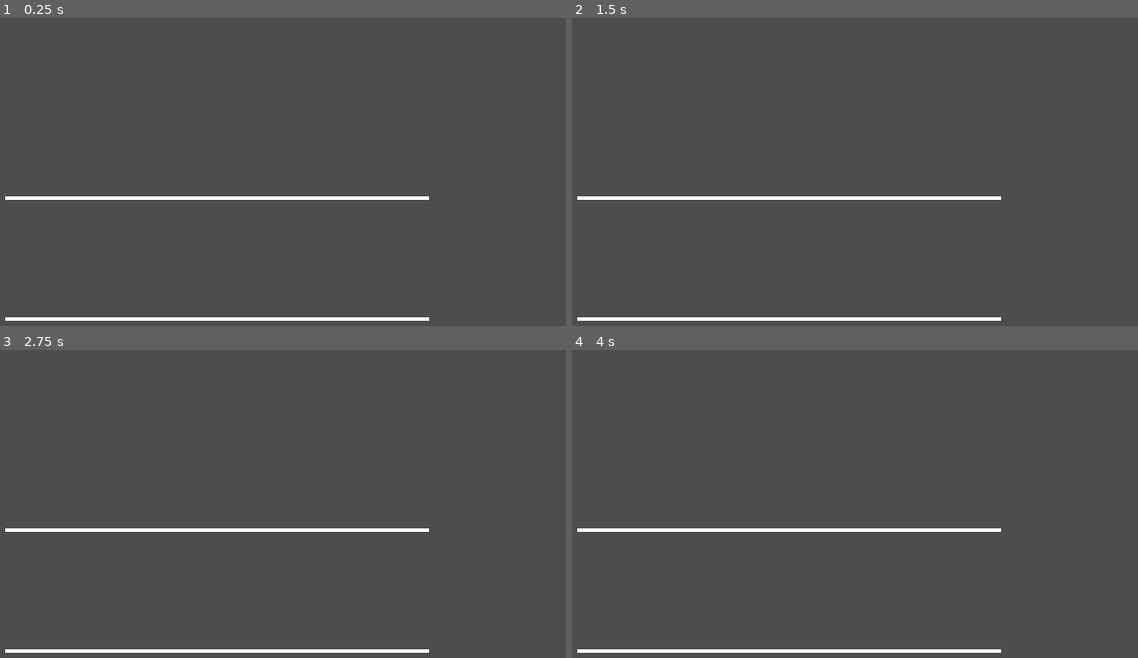
Above: before the commit, frames 1-4 (two rows, left to right).
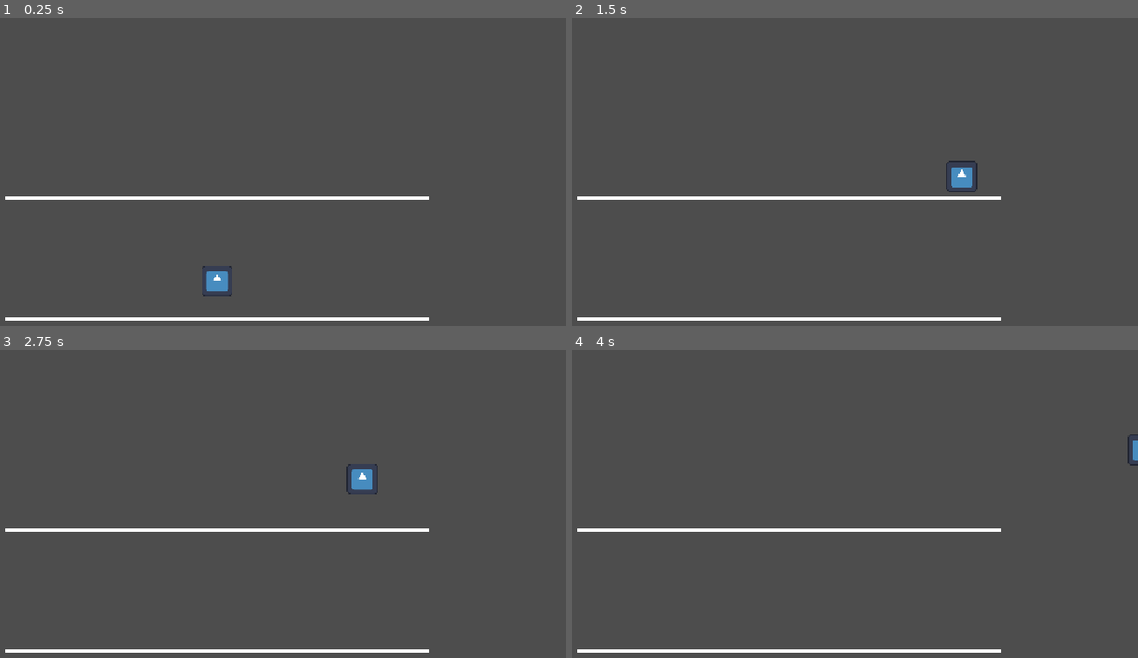
Above: after the commit, the same moments.

Repository: kadesole22/MHACKS
Game: Godot game, scene res://MHacks26_Game.tscn
Same seed, same stepped clock (60 frames per second), same inputs: the game is played once before the commit and once after it. The engine's default icon, where the game draws it, is replaced by a stand-in: a white triangle on a blue panel in a dark square.
Inputs:
- Up to frame 1 (0.25 s): no input
- Up to frame 2 (1.5 s): hold D (move_right, bound only after the commit) from 0.53 s (still down); tap Space (jump, bound only after the commit) at 0.6, 0.77, 1.07, 1.35 s
- Up to frame 3 (2.75 s): tap Space (jump, bound only after the commit) at 1.52, 1.82, 2.1 s; release D (move_right, bound only after the commit) at 2.03 s; hold A (move_left, bound only after the commit) from 2.03 s (still down)
- Up to frame 4 (4 s): release A (move_left, bound only after the commit) at 2.78 s; hold D (move_right, bound only after the commit) from 2.78 s (still down); tap Space (jump, bound only after the commit) at 2.85, 3.02, 3.32, 3.6, 3.77 s

The runs differ from the first frame. In frame 1, 0.3% of the frame differs, in the area x 35-41%, y 80-91%; in frame 2, 0.3%; in frame 3, 0.3%, in the area x 61-67%, y 37-47%; in frame 4, 0.1%.

Commit message:
added player and player controls

Diff:
--- a/game/MHacks26_Game.tscn
+++ b/game/MHacks26_Game.tscn
@@ -1,7 +1,13 @@
 [gd_scene format=3 uid="uid://7prhks350n87"]
+
+[ext_resource type="Script" uid="uid://bkc8g7uswqu7u" path="res://player.gd" id="1_cwwdt"]
+[ext_resource type="Texture2D" uid="uid://1afo5meccyc4" path="res://icon.svg" id="2_prfxm"]
 
 [sub_resource type="RectangleShape2D" id="RectangleShape2D_jvhgk"]
 size = Vector2(700, 12)
+
+[sub_resource type="RectangleShape2D" id="RectangleShape2D_v0ep5"]
+size = Vector2(40, 60)
 
 [node name="Node2D" type="Node2D" unique_id=1657923700]
 
@@ -28,3 +34,14 @@
 [node name="Line2D" type="Line2D" parent="TopPlatform" unique_id=1525888916]
 points = PackedVector2Array(-350, 0, 350, 0)
 width = 6.0
+
+[node name="Player" type="CharacterBody2D" parent="." unique_id=364721972]
+position = Vector2(576, 400)
+script = ExtResource("1_cwwdt")
+
+[node name="CollisionShape2D" type="CollisionShape2D" parent="Player" unique_id=325642838]
+shape = SubResource("RectangleShape2D_v0ep5")
+
+[node name="Sprite2D" type="Sprite2D" parent="Player" unique_id=599046530]
+scale = Vector2(0.4, 0.4)
+texture = ExtResource("2_prfxm")
--- /dev/null
+++ b/game/player.gd
@@ -0,0 +1,26 @@
+extends CharacterBody2D
+
+
+const SPEED = 300.0
+const JUMP_VELOCITY = -700.0
+const GRAVITY = 1100.0
+
+
+func _physics_process(delta):
+	# Gravity
+	if not is_on_floor():
+		velocity.y += GRAVITY * delta
+
+	# Jump
+	if Input.is_action_just_pressed("jump") and is_on_floor():
+		velocity.y = JUMP_VELOCITY
+
+	# Left/right movement
+	var direction = Input.get_axis("move_left", "move_right")
+
+	if direction != 0:
+		velocity.x = direction * SPEED
+	else:
+		velocity.x = move_toward(velocity.x, 0, SPEED)
+
+	move_and_slide()
--- a/game/project.godot
+++ b/game/project.godot
@@ -20,6 +20,28 @@
 window/stretch/mode="canvas_items"
 window/stretch/aspect="expand"
 
+[input]
+
+move_left={
+"deadzone": 0.2,
+"events": [Object(InputEventKey,"resource_local_to_scene":false,"resource_name":"","device":-1,"window_id":0,"alt_pressed":false,"shift_pressed":false,"ctrl_pressed":false,"meta_pressed":false,"pressed":false,"keycode":0,"physical_keycode":65,"key_label":0,"unicode":97,"location":0,"echo":false,"script":null)
+, Object(InputEventKey,"resource_local_to_scene":false,"resource_name":"","device":-1,"window_id":0,"alt_pressed":false,"shift_pressed":false,"ctrl_pressed":false,"meta_pressed":false,"pressed":false,"keycode":0,"physical_keycode":4194319,"key_label":0,"unicode":0,"location":0,"echo":false,"script":null)
+]
+}
+move_right={
+"deadzone": 0.2,
+"events": [Object(InputEventKey,"resource_local_to_scene":false,"resource_name":"","device":-1,"window_id":0,"alt_pressed":false,"shift_pressed":false,"ctrl_pressed":false,"meta_pressed":false,"pressed":false,"keycode":0,"physical_keycode":68,"key_label":0,"unicode":100,"location":0,"echo":false,"script":null)
+, Object(InputEventKey,"resource_local_to_scene":false,"resource_name":"","device":-1,"window_id":0,"alt_pressed":false,"shift_pressed":false,"ctrl_pressed":false,"meta_pressed":false,"pressed":false,"keycode":0,"physical_keycode":4194321,"key_label":0,"unicode":0,"location":0,"echo":false,"script":null)
+]
+}
+jump={
+"deadzone": 0.2,
+"events": [Object(InputEventKey,"resource_local_to_scene":false,"resource_name":"","device":-1,"window_id":0,"alt_pressed":false,"shift_pressed":false,"ctrl_pressed":false,"meta_pressed":false,"pressed":false,"keycode":0,"physical_keycode":32,"key_label":0,"unicode":32,"location":0,"echo":false,"script":null)
+, Object(InputEventKey,"resource_local_to_scene":false,"resource_name":"","device":-1,"window_id":0,"alt_pressed":false,"shift_pressed":false,"ctrl_pressed":false,"meta_pressed":false,"pressed":false,"keycode":0,"physical_keycode":87,"key_label":0,"unicode":119,"location":0,"echo":false,"script":null)
+, Object(InputEventKey,"resource_local_to_scene":false,"resource_name":"","device":-1,"window_id":0,"alt_pressed":false,"shift_pressed":false,"ctrl_pressed":false,"meta_pressed":false,"pressed":false,"keycode":0,"physical_keycode":4194320,"key_label":0,"unicode":0,"location":0,"echo":false,"script":null)
+]
+}
+
 [physics]
 
 3d/physics_engine="Jolt Physics"
Not shown, added: game/player.gd.uid
